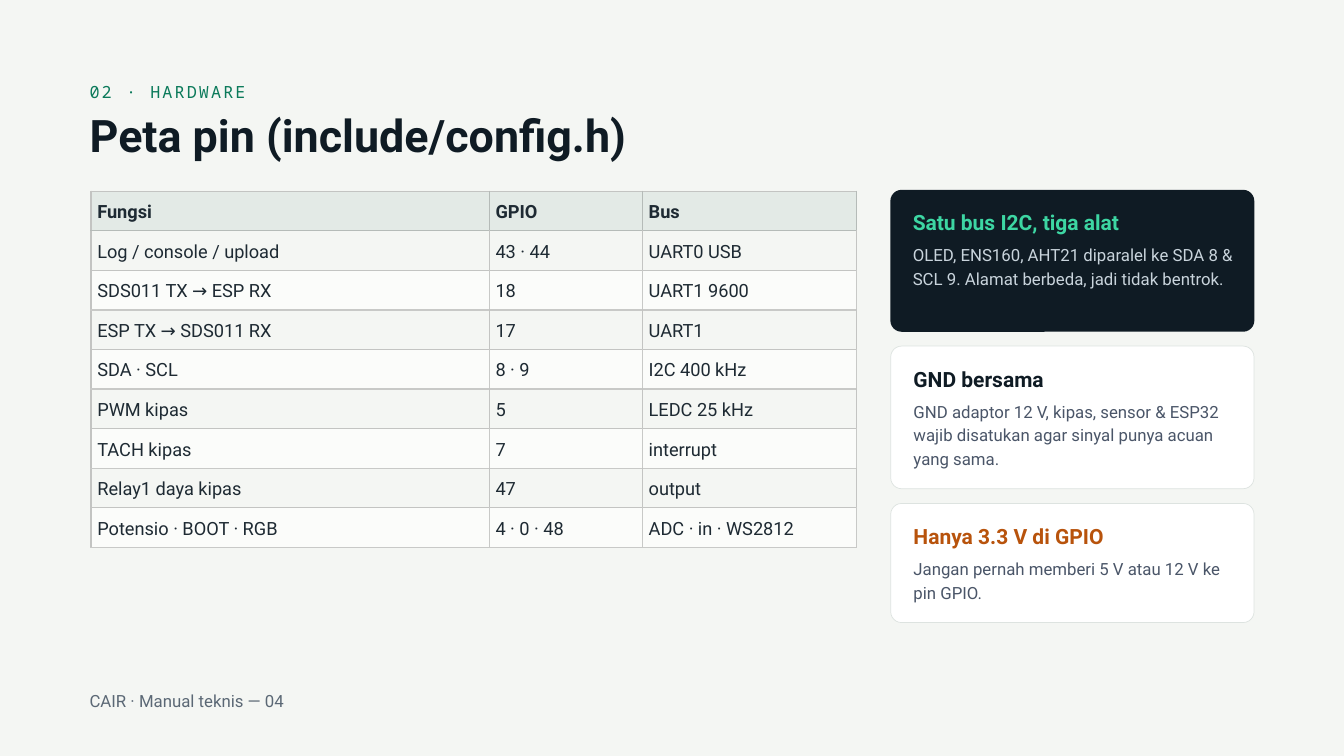
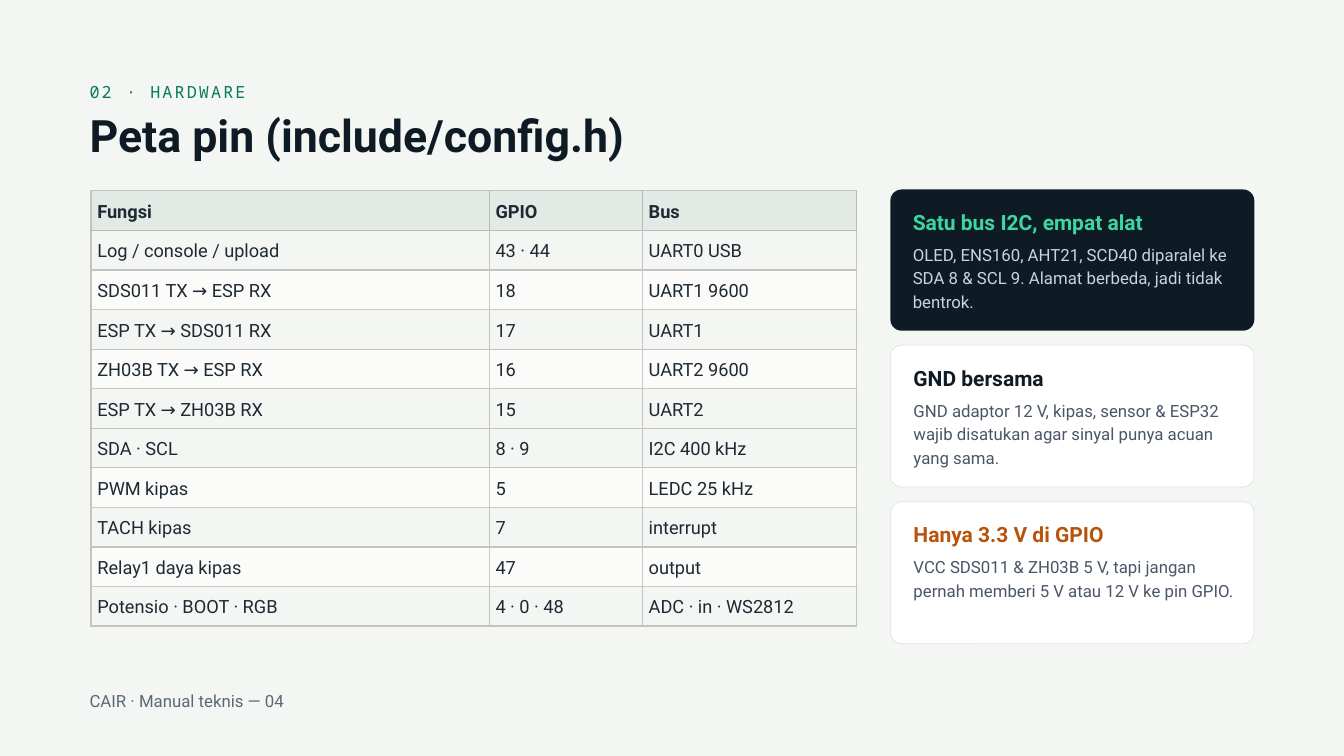
Before and after one commit to cecep1105/esp32_airpurifier, a slide deck: slide 4 of Manual CAIR Air Purifier.pptx. Drawn at 1344x756 pixels with LibreOffice and Linux fonts; fonts in the diff are those of the drawing. Boxes give left, top, right and bottom in pixels: in the first picture for what was removed or moved away, otherwise in the second. Text is boxed around its words. In the diff, an @@ line names an element or a change of style, - is before the commit and + after.

```diff
--- a/Manual CAIR Air Purifier.pptx
+++ b/Manual CAIR Air Purifier.pptx
@@ title "Peta pin (include/config.h)" at bbox=[90, 117, 623, 162]: size 32 to 31.9 pt; line spacing 36.8pt to 36.7pt @@
@@ table at bbox=[91, 191, 857, 626] @@
+row 5: ZH03B TX → ESP RX | 16 | UART2 9600
+row 6: ESP TX → ZH03B RX | 15 | UART2
@@ text at bbox=[913, 214, 1143, 235]: text changed @@
-Satu bus I2C, tiga alat
+Satu bus I2C, empat alat
@@ text at bbox=[913, 248, 1226, 308]: text changed @@
-OLED, ENS160, AHT21 diparalel ke SDA 8 & SCL 9. Alamat berbeda, jadi tidak bentrok.
+OLED, ENS160, AHT21, SCD40 diparalel ke SDA 8 & SCL 9. Alamat berbeda, jadi tidak bentrok.
@@ rounded rectangle: place and size @@
-rounded rectangle at bbox=[891, 503, 1254, 622]
+rounded rectangle at bbox=[891, 502, 1254, 644]
@@ rounded rectangle at bbox=[891, 502, 1254, 644]: proportions changed @@
@@ text at bbox=[913, 561, 1234, 601]: text changed @@
-Jangan pernah memberi 5 V atau 12 V ke pin GPIO.
+VCC SDS011 & ZH03B 5 V, tapi jangan pernah memberi 5 V atau 12 V ke pin GPIO.
```
Also in this commit, not shown: 10 other slides changed.
